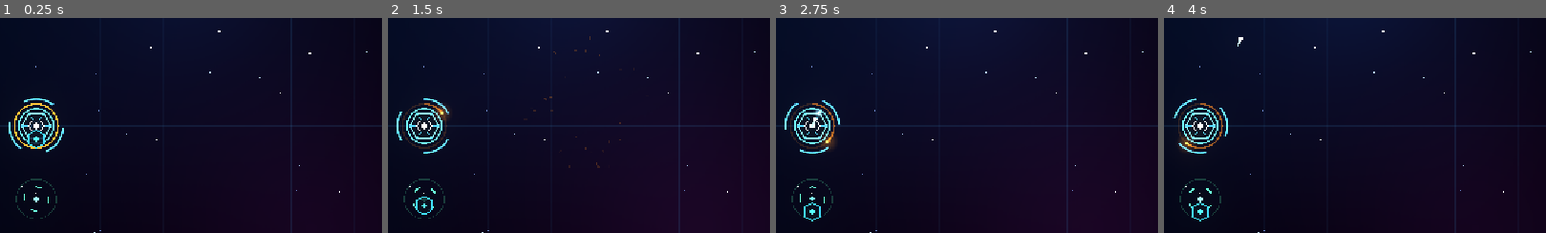
Above: before the commit, frames 1-4 (left to right).
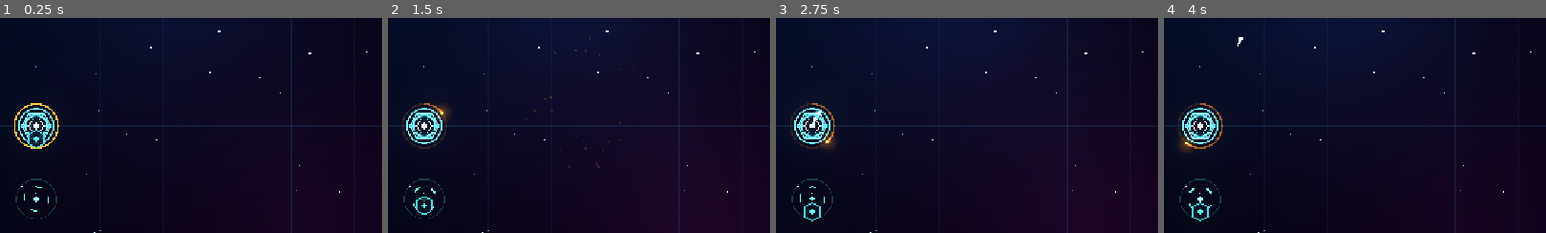
Above: after the commit, the same moments.

Repository: tapiokdev/squadron-concept-game
Game: Godot game, scene res://main.tscn
The game is run twice, just before and just after one commit, with the same random seed, the same clock (stepped at 60 frames per second) and the same inputs.
Inputs (mouse positions are % of the whole screen's width and height, from its top left):
- Up to frame 1 (0.25 s): no input
- Up to frame 2 (1.5 s): tap Enter at 0.5 s; move the mouse to (72, 45) at 0.52 s; click (72, 45) at 0.67 s; drag from (30, 55) to (45, 70) at 1.27 s
- Up to frame 3 (2.75 s): move the mouse to (60, 28) at 2.02 s; click (60, 28) at 2.17 s
- Up to frame 4 (4 s): tap Space at 2.75 s; drag from (45, 70) to (20, 35) at 2.77 s; move the mouse to (80, 65) at 3.52 s; click (80, 65) at 3.67 s
The pictures show only the part of the screen within x 45-95%, y 25-75%; the shares and areas given below are measured in that part.

The runs differ from the first frame. In frame 1, 0.5% of the frame differs, in the area x 2-17%, y 37-63%; in frame 2, 0.5%; in frame 3, 0.5%; in frame 4, 0.5%, in the area x 2-17%, y 37-64%.

Commit message:
Stop the hull band pretending to be a shield
Playtest read the rotating arcs as an invulnerability screen and asked
whether the mothership rolls against incoming hits. It does not: SHIELD_ARCS
appeared only inside the draw function, and take_damage subtracts
unconditionally with no mitigation of any kind. The arcs were a health gauge
wearing a barrier's costume, and they sold that costume two ways.

Each arc swept 52% of its slice and the ring rotated, so lit coverage was
about 187 degrees of 360, turning — which is precisely how a screen with
gaps you could slip between looks. And it sat at radius * 1.85 while an
attacker has to close to radius plus its own to land a hit, so enemies
visibly crossed the "screen" and kept going another dozen-odd pixels before
anything happened.

Both are now gone. The slices butt together and the ring is still, cut by
notches in the void colour the way the HUD's hull bar is cut by ticks,
because a gauge should read as divided rather than as breached. It moves to
radius * 0.75, inside the hit boundary, where nothing can appear to pass
through it — which means drawing after the hull fill rather than before,
since the hull polygon is opaque enough to paint over it.

Renamed to what it is, since the old name was half the misdirection:
_draw_shield is _draw_condition_band, SHIELD_ARCS is CONDITION_SEGMENTS.
_spin and SPIN_RATE existed only for the rotation and are dead now.

Co-Authored-By: Claude Opus 5 <noreply@anthropic.com>

Diff:
--- a/scripts/skills/barrage_skill.gd
+++ b/scripts/skills/barrage_skill.gd
@@ -159,7 +159,7 @@
 	if _tower == null or not _tower.alive:
 		return
 	# Sits in the band the tower reserves for it, clear of the hull
-	# integrity ring inside and the shield arcs outside.
+	# integrity ring inside it and nothing of the tower's outside.
 	var ring_radius := _tower.radius + 11.0
 	if is_ready():
 		var beat := 0.5 + 0.5 * sin(_ready_pulse)
@@ -177,9 +177,9 @@
 	_draw_recharge_head(ring_radius, fraction)
 
 ## A light running the recharge arc, the same construction as the level-up
-## panel's orbit. This ring sits 7px inside rotating shield arcs and 7px
-## outside the hull gauge, so a static fill is easy to lose in there —
-## motion at a rate unlike anything around it is what separates it.
+## panel's orbit. This ring sits only 7px outside the hull gauge, so a
+## static fill is easy to lose against it — motion at a rate unlike anything
+## around it is what separates the two.
 func _draw_recharge_head(ring_radius: float, fraction: float) -> void:
 	var center := _tower.position
 	var head_angle := -PI / 2.0 + TAU * fraction
--- a/scripts/tower.gd
+++ b/scripts/tower.gd
@@ -5,12 +5,20 @@
 ## from skills and drones. If it dies, the run ends.
 ##
 ## Art note: `radius` is the combat radius, and enemies stop at their own
-## radius plus this one, so the solid hull is drawn inside it and only
-## the shield ring — obviously energy, not plating — extends past it.
+## radius plus this one.
+##
+## The condition band used to be a ring of gapped arcs rotating out at
+## radius * 1.85, and it lied twice. Rotating gaps are the visual language
+## of an energy screen you could slip between, and an attacker closes to
+## radius plus its own — inside that ring — before it can land a hit, so it
+## visibly crossed the "screen" first. `take_damage` has no mitigation of
+## any kind: every hit lands. The band is now plating, drawn inside the hull
+## where nothing can appear to pass through it.
+##
 ## Radial bands are shared with other systems and deliberately spaced so
-## they stay separable at actual size: radius+4 is the hull integrity ring
-## below, radius+11 is the barrage recharge ring drawn by BarrageSkill, and
-## the rotating shield arcs sit furthest out.
+## they stay separable at actual size: radius * 0.75 is the condition band,
+## radius+4 is the hull integrity ring, and radius+11 is the barrage
+## recharge ring drawn by BarrageSkill, furthest out.
 
 signal hp_changed(hp: float, max_hp: float)
 signal died
@@ -19,9 +27,10 @@
 @export var radius: float = 22.0
 
 const HULL_SIDES := 6
-const SHIELD_ARCS := 3
+## Steps in the coarse condition band. The hull integrity ring carries the
+## precise value; this is the read-at-a-glance version.
+const CONDITION_SEGMENTS := 3
 const HIT_FLASH_TIME := 0.22
-const SPIN_RATE := 0.34
 
 var hp: float = 0.0
 var alive := true
@@ -30,7 +39,6 @@
 var _hull_loop := PackedVector2Array()
 var _core := PackedVector2Array()
 var _core_loop := PackedVector2Array()
-var _spin := 0.0
 var _pulse := 0.0
 var _hit_flash := 0.0
 
@@ -45,7 +53,6 @@
 
 func _process(delta: float) -> void:
 	var health := _health()
-	_spin += delta * SPIN_RATE
 	# The reactor beats faster the closer the hull is to failing — an
 	# alarm the player reads without looking at the number.
 	_pulse += delta * lerpf(2.0, 7.5, 1.0 - health)
@@ -97,11 +104,13 @@
 	# Hull lighting slides toward the danger colour as the ship is chewed
 	# up, so damage is legible from the silhouette alone.
 	var edge := Palette.TOWER.lerp(Palette.DANGER, (1.0 - health) * 0.85)
-	_draw_shield(health)
 	draw_colored_polygon(_hull, Palette.HULL)
 	draw_polyline(_hull_loop, Palette.hot(edge, 1.9), 2.0)
 	for i in HULL_SIDES:
 		draw_line(_core[i], _hull[i], Palette.hot(edge, 1.1), 1.5)
+	# After the hull fill, not before: the band sits inside the silhouette
+	# now, and the hull polygon is opaque enough to paint straight over it.
+	_draw_condition_band(health)
 	draw_colored_polygon(_core, Palette.HULL)
 	draw_polyline(_core_loop, Palette.hot(Palette.TOWER_CORE, 1.5), 1.5)
 	var beat := 0.5 + 0.5 * sin(_pulse)
@@ -112,25 +121,34 @@
 		draw_polyline(_hull_loop, Palette.hot(Palette.DANGER, 1.0 + 3.0 * flash), 3.0)
 	_draw_hull_ring(health)
 
-## Segmented shield ring. Segments go dark as the hull is worn down, so
-## the ship's condition reads at a glance from across the screen.
-func _draw_shield(health: float) -> void:
-	var ring_radius := radius * 1.85
-	var sweep := TAU / float(SHIELD_ARCS) * 0.52
-	var lit := maxi(1, ceili(SHIELD_ARCS * health))
-	for i in SHIELD_ARCS:
-		var start := _spin + TAU * float(i) / float(SHIELD_ARCS)
-		var color := Palette.hot(Palette.TOWER, 1.6) if i < lit \
-				else Palette.fade(Palette.TOWER, 0.16)
-		draw_arc(Vector2.ZERO, ring_radius, start, start + sweep, 16, color, 2.5, true)
+## Coarse condition band on the hull. Segments go dark as the ship is worn
+## down, so its state reads at a glance without reading a number.
+##
+## Full slices butted together, and still. The old version swept 52% of each
+## slice and rotated, which is exactly how a shield with gaps in it looks —
+## and there is no shield. Notches in the void colour cut the band into
+## countable steps, the same trick the HUD's hull bar uses, because a gauge
+## should read as divided rather than as breached.
+func _draw_condition_band(health: float) -> void:
+	var ring_radius := radius * 0.75
+	var slice := TAU / float(CONDITION_SEGMENTS)
+	var lit := maxi(1, ceili(CONDITION_SEGMENTS * health))
+	for i in CONDITION_SEGMENTS:
+		var start := -PI * 0.5 + slice * float(i)
+		var color := Palette.hot(Palette.TOWER, 1.5) if i < lit \
+				else Palette.fade(Palette.TOWER, 0.14)
+		draw_arc(Vector2.ZERO, ring_radius, start, start + slice, 14, color, 3.0, true)
+	for i in CONDITION_SEGMENTS:
+		var dir := Vector2.from_angle(-PI * 0.5 + slice * float(i))
+		draw_line(dir * (ring_radius - 3.0), dir * (ring_radius + 3.0), Palette.VOID, 1.5)
 
 func _draw_hull_ring(health: float) -> void:
 	var ring_radius := radius + 4.0
 	draw_arc(Vector2.ZERO, ring_radius, 0.0, TAU, 40, Palette.fade(Palette.TOWER, 0.14), 2.5)
 	if health <= 0.0:
 		return
-	# Kept dimmer than the shield arcs: this is a gauge, and the arcs are
-	# what should carry the ship's silhouette from across the screen.
+	# The precise reading, against the band's coarse three steps: this one
+	# answers "how much exactly", the band answers "how bad is it".
 	var color := Palette.TOWER.lerp(Palette.DANGER, clampf((1.0 - health) * 1.4, 0.0, 1.0))
 	draw_arc(Vector2.ZERO, ring_radius, -PI * 0.5, -PI * 0.5 + TAU * health, 40,
 		Palette.hot(color, 1.5), 2.5)
